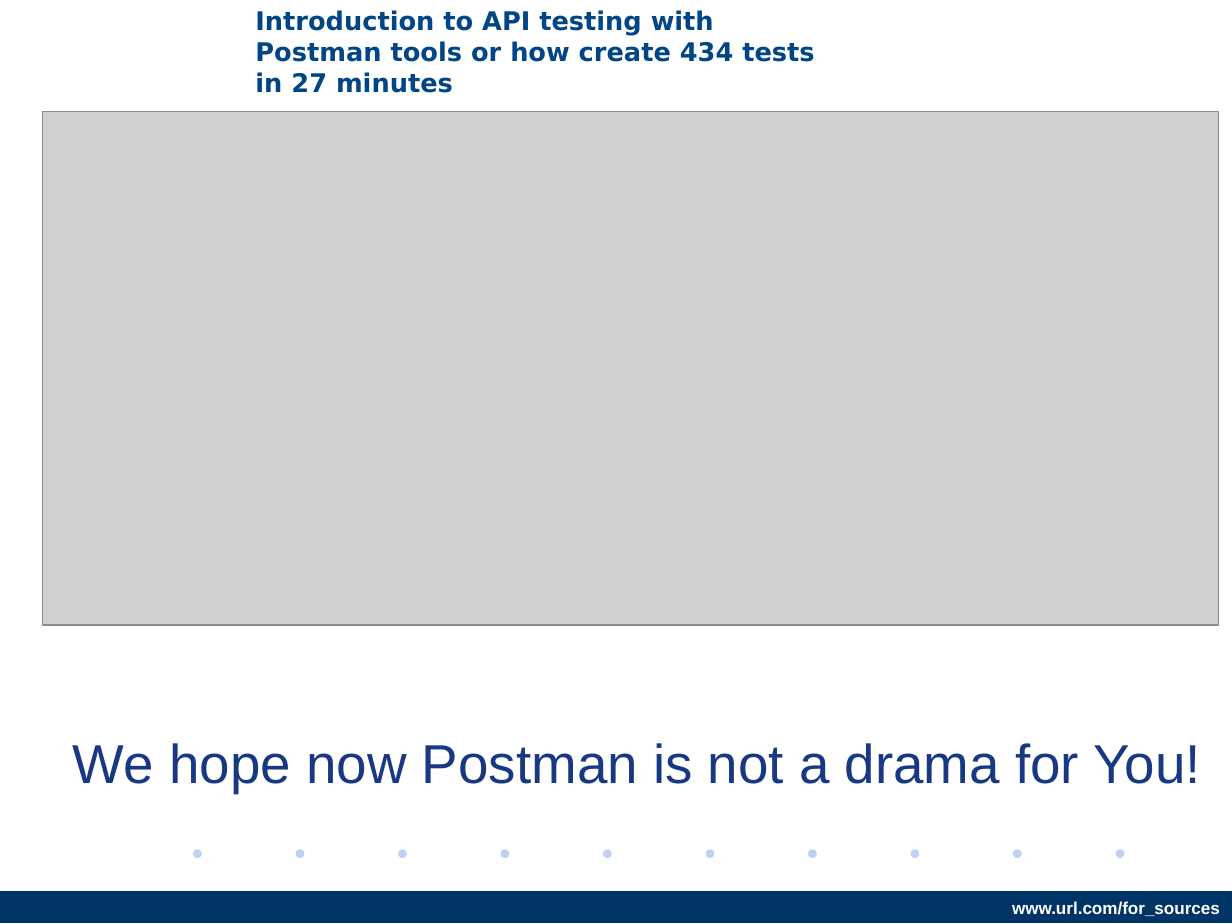
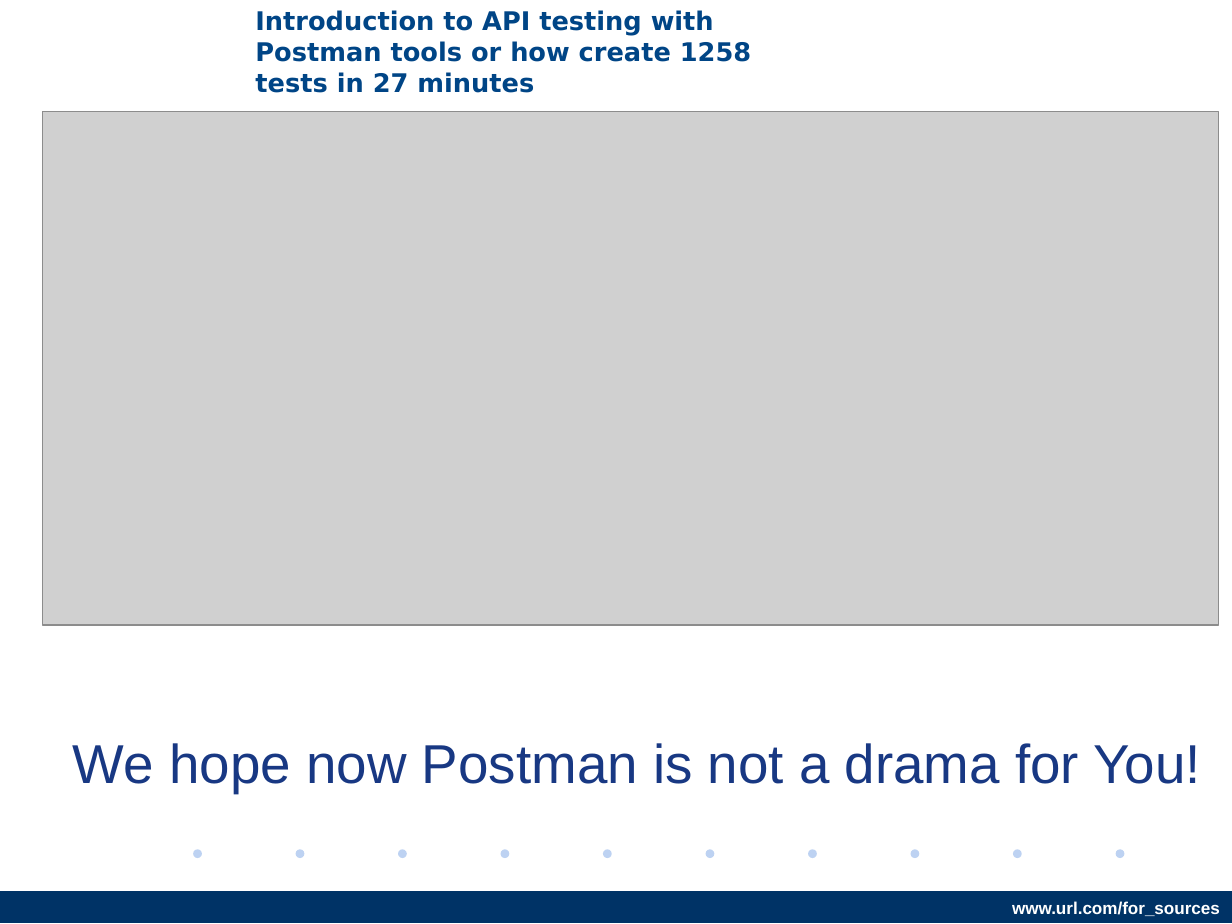
Before and after one commit to AndriiStepura/letslearnapitesting, a slide deck: slide 31 of StartTestingApiWithPostman.odp (slide 30 before the commit). Drawn at 1232x924 pixels with LibreOffice and Linux fonts; fonts in the diff are those of the drawing; grey boxes stand for pictures; background and template pictures are left out. Boxes give left, top, right and bottom in pixels: in the first picture for what was removed or moved away, otherwise in the second. Text is boxed around its words. In the diff, an @@ line names an element or a change of style, - is before the commit and + after.

```diff
--- a/StartTestingApiWithPostman.odp
+++ b/StartTestingApiWithPostman.odp
@@ text at [255, 10, 751, 93]: text changed @@
-Introduction to API testing with Postman tools or how create 434 tests in 27 minutes
+Introduction to API testing with Postman tools or how create 1258 tests in 27 minutes
```
Also in this commit, not shown: 8 other slides changed, 2 slides added, 1 slide removed.
